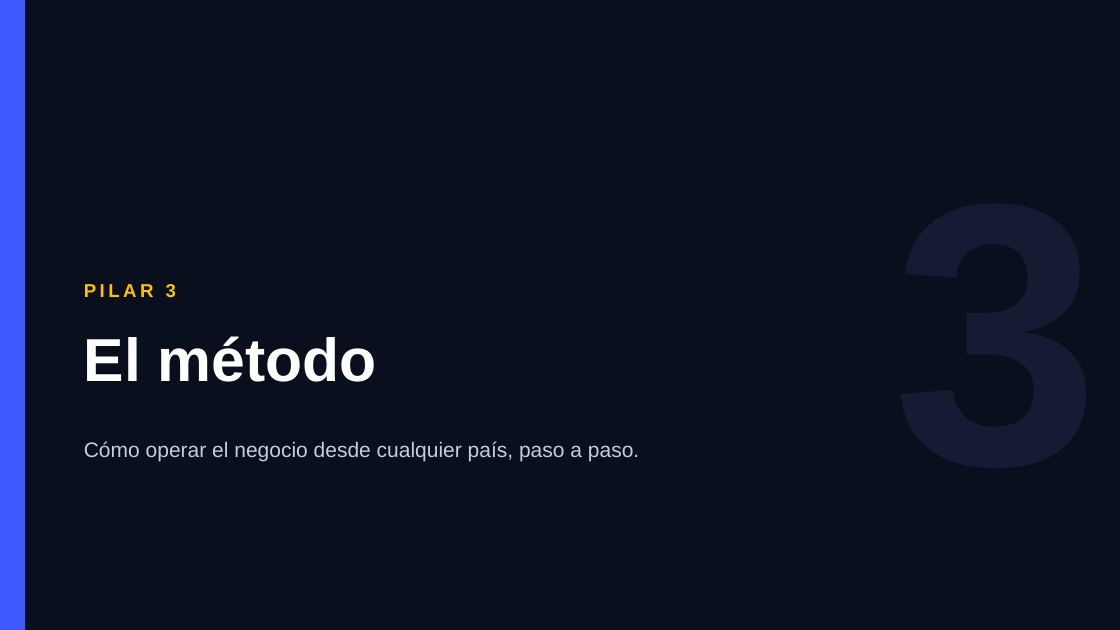
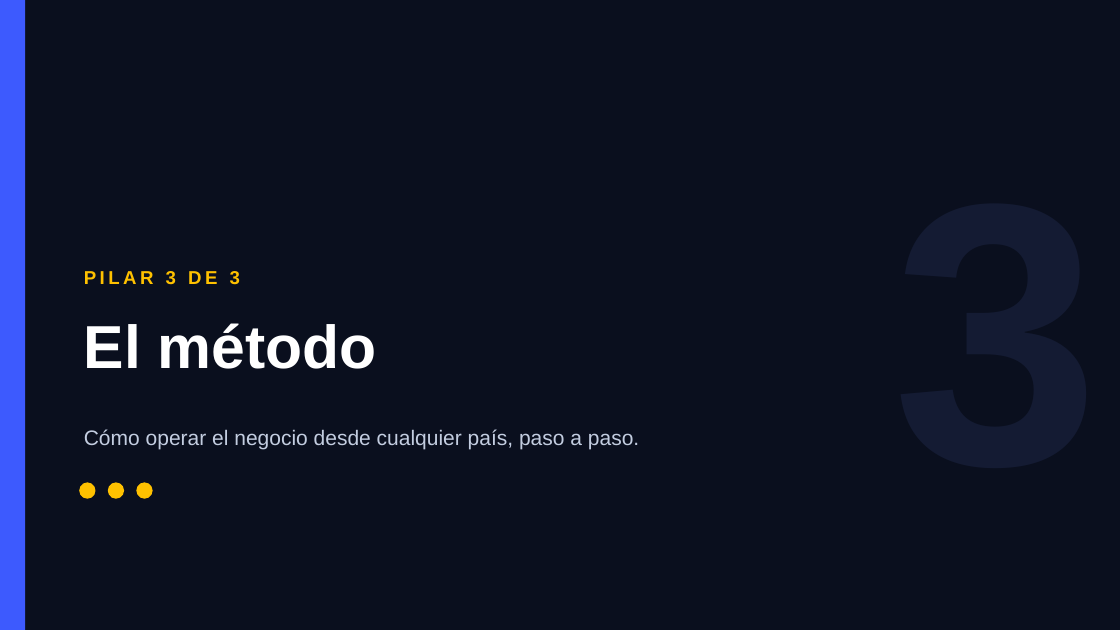
Before and after one commit to henryqueroa/pablo-torrealba-package, a slide deck: slide 12 of webinar/pablo-torrealba-webinar-deck.pptx (slide 8 before the commit). Drawn at 1120x630 pixels with LibreOffice and Linux fonts; fonts in the diff are those of the drawing. Boxes give left, top, right and bottom in pixels: in the first picture for what was removed or moved away, otherwise in the second. Text is boxed around its words. In the diff, an @@ line names an element or a change of style, - is before the commit and + after.

```diff
--- a/webinar/pablo-torrealba-webinar-deck.pptx
+++ b/webinar/pablo-torrealba-webinar-deck.pptx
@@ text "El método" moved from (x1=84, y1=336, x2=377, y2=382) to (x1=84, y1=323, x2=377, y2=369) @@
@@ text at (x1=84, y1=271, x2=240, y2=285): text changed @@
-PILAR 3
+PILAR 3 DE 3
@@ text "Cómo operar el negocio desde ..." moved from (x1=84, y1=441, x2=639, y2=462) to (x1=84, y1=429, x2=639, y2=449) @@
@@ ellipse added at (x1=80, y1=483, x2=95, y2=498), fill #FFC100, outline #FFC100 1 pt @@
@@ ellipse added at (x1=108, y1=483, x2=124, y2=498), fill #FFC100, outline #FFC100 1 pt @@
@@ ellipse added at (x1=137, y1=483, x2=152, y2=498), fill #FFC100, outline #FFC100 1 pt @@
```
Also in this commit, not shown: 13 other slides changed, 6 slides added, 3 other files.
